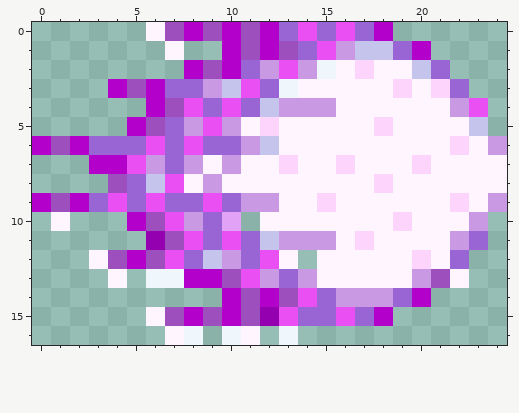
Pixel-art sprite: Assets/Spriter/KiBlast_Sprites/14.png. The picture above was drawn from the file before the commit.
The file is 25x17 pixels. Colours within 5 levels of each other are drawn and written as one.
The result:
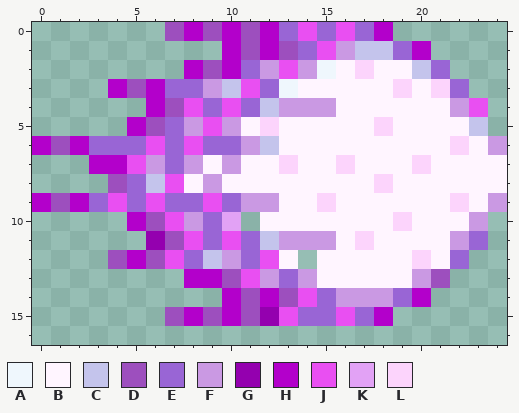
Palette (. is transparent): A #eff7fd  B #fff5ff  C #c4c4ec  D #9d4fbe  E #9965d5  F #ca99e3  G #9400af  H #b300cb  J #e94ff2  K #e2a2f5  L #fcd4fc
Change:
y 0: x 6 B -> .
y 1: x 7 B -> .
y 10: x 1 B -> .
y 12: x 3 B -> .
y 13: x 4 B -> .; x 6..7 AA -> ..; x 22 B -> .
y 15: x 6 B -> .
y 16: x 7..8 BA -> ..; x 10..11 AB -> ..; x 13 A -> .
